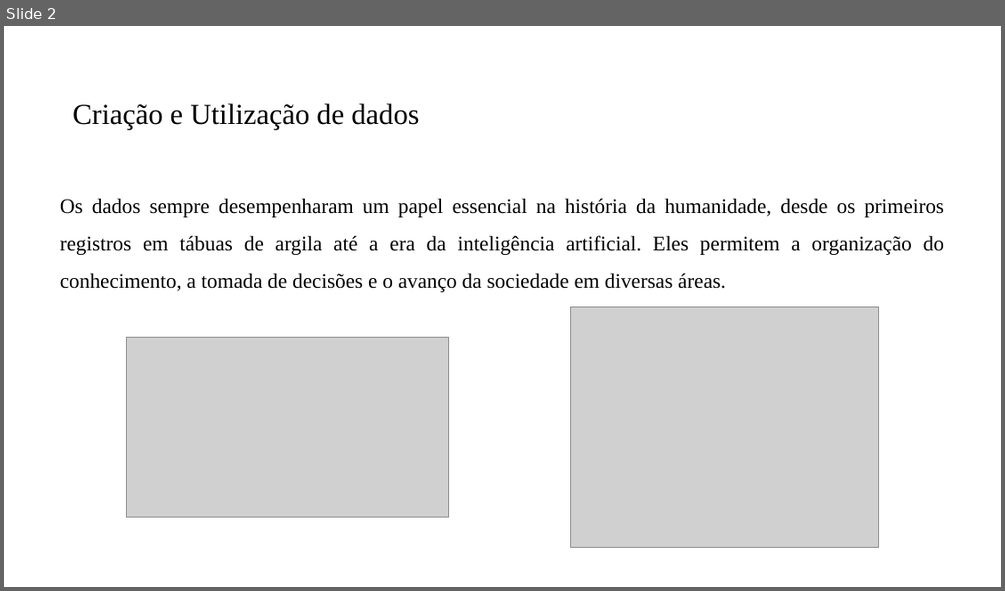
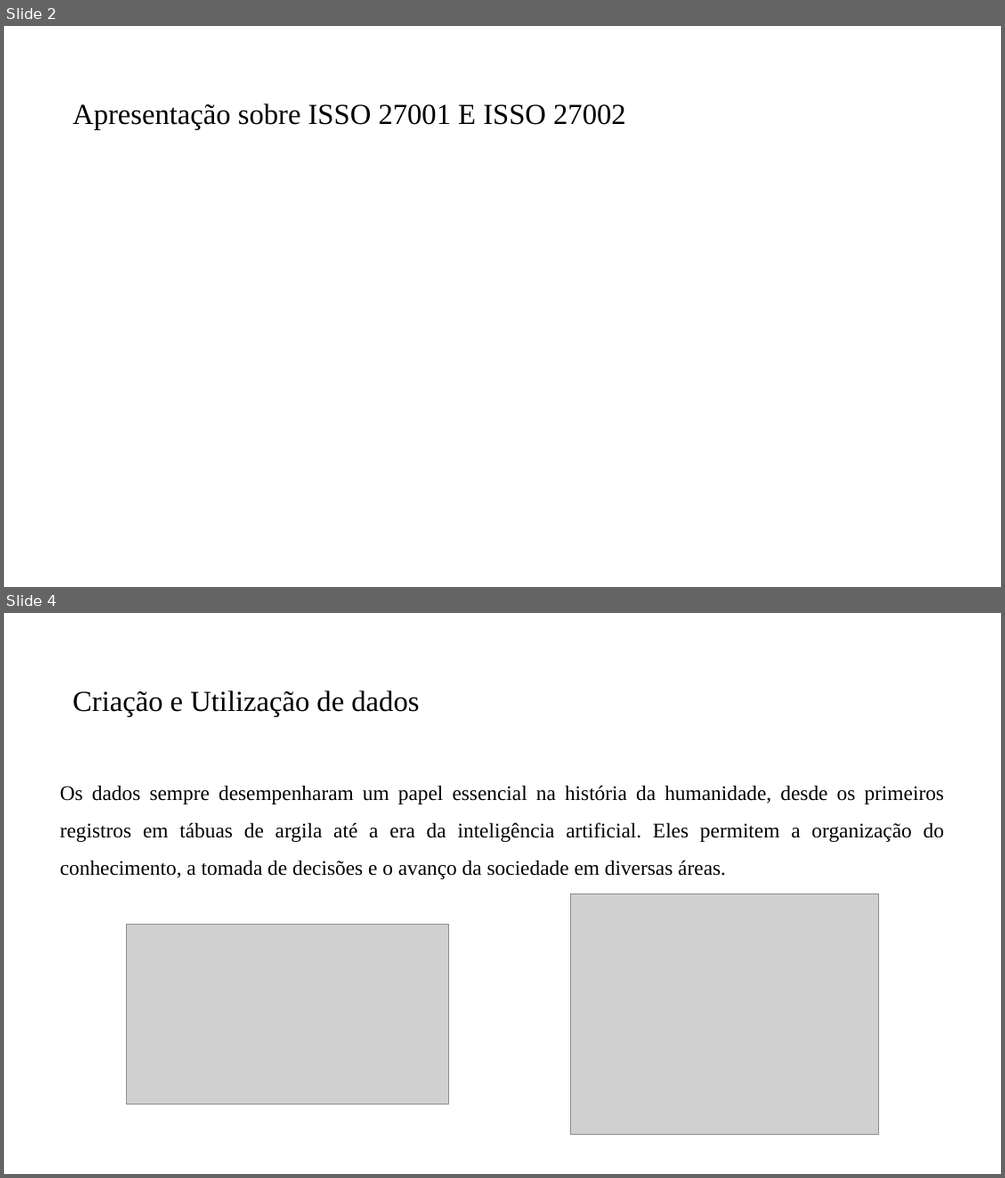
Before and after one commit to PedroMiho/UMC, a slide deck: Projeto de Software e Segurança da Informação - 2025/Segurança da Informação/Aula 01 - Pilares da Segurança da Informação/Pilares.pptx. Shown one above the other, each under a label of ours: slide 2 before the commit, slides 2 and 4 after it; the slides between them are not shown. The pictures are 1005x591 and 1005x1178 pixels, drawn with LibreOffice and Linux fonts; fonts in the diff are those of the drawing; grey boxes stand for pictures; background and template pictures are left out. Boxes give left, top, right and bottom in pixels: in the first picture for what was removed or moved away, otherwise in the second. Text is boxed around its words. In the diff, an @@ line names an element or a change of style, - is before the commit and + after.

```diff
--- a/Projeto de Software e Segurança da Informação - 2025/Segurança da Informação/Aula 01 - Pilares da Segurança da Informação/Pilares.pptx
+++ b/Projeto de Software e Segurança da Informação - 2025/Segurança da Informação/Aula 01 - Pilares da Segurança da Informação/Pilares.pptx
@@ slide 2 added at <box>4,26,1001,587</box>, background #FFFFFF @@
@@ title added at <box>73,103,626,130</box>, 28 pt, text #000000 @@
+Apresentação sobre ISSO 27001 E ISSO 27002
@@ what was slide 2 is now slide 4 @@
```
Also in this commit, not shown: 3 slides changed, 1 other slide added.
